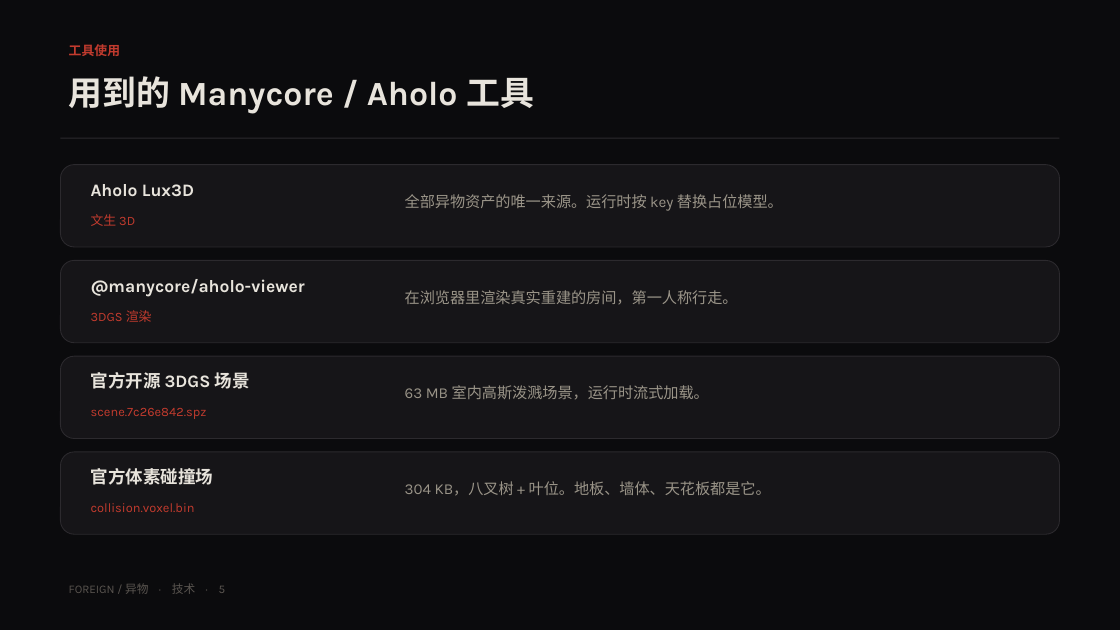
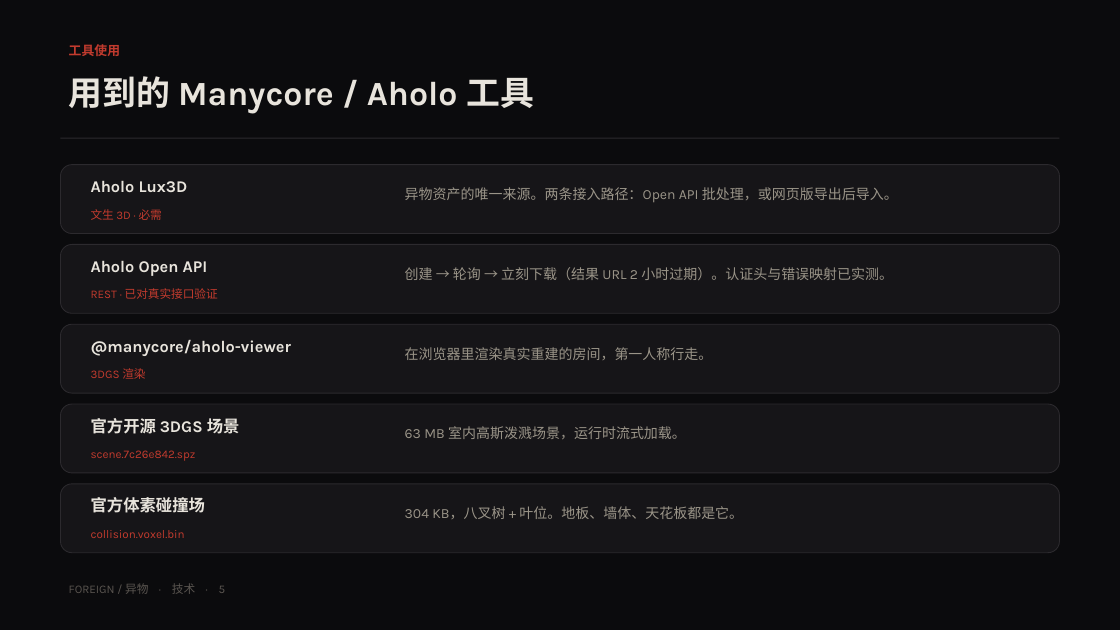
Before and after one commit to cyn-nya/foreign, a slide deck: slide 5 of artifacts/report/FOREIGN-report.pptx. Drawn at 1120x630 pixels with LibreOffice and Linux fonts; fonts in the diff are those of the drawing. Boxes give left, top, right and bottom in pixels: in the first picture for what was removed or moved away, otherwise in the second. Text is boxed around its words. In the diff, an @@ line names an element or a change of style, - is before the commit and + after.

```diff
--- a/artifacts/report/FOREIGN-report.pptx
+++ b/artifacts/report/FOREIGN-report.pptx
@@ rounded rectangle: place and size @@
-rounded rectangle at box(60, 165, 1060, 247)
+rounded rectangle at box(60, 165, 1060, 234)
@@ text at box(91, 209, 162, 220): text changed; size 11 to 10 pt @@
-文生 3D
+文生 3D · 必需
@@ text at box(405, 187, 898, 202): text changed; size 13 to 12 pt @@
-全部异物资产的唯一来源。运行时按 key 替换占位模型。
+异物资产的唯一来源。两条接入路径：Open API 批处理，或网页版导出后导入。
@@ rounded rectangle: place and size @@
-rounded rectangle at box(60, 260, 1060, 343)
+rounded rectangle at box(60, 245, 1060, 313)
@@ text added at box(91, 260, 208, 276), 14 pt, text #E8E4DC, bold @@
+Aholo Open API
@@ text added at box(405, 267, 893, 280), 12 pt, text #9A9488 @@
+创建 → 轮询 → 立刻下载（结果 URL 2 小时过期）。认证头与错误映射已实测。
@@ text added at box(91, 288, 218, 299), 10 pt, text #C23B2E @@
+REST · 已对真实接口验证
@@ rounded rectangle: place and size @@
-rounded rectangle at box(60, 356, 1060, 439)
+rounded rectangle at box(60, 324, 1060, 393)
@@ size 15 to 14 pt in 4 elements at box(91, 180, 188, 192), box(91, 497, 205, 513), box(91, 418, 240, 434), box(91, 340, 291, 356) @@
@@ text "@manycore/aholo-viewer": place and size @@
-text "@manycore/aholo-viewer" at box(91, 279, 305, 297)
+text "@manycore/aholo-viewer" at box(91, 340, 291, 356)
@@ size 13 to 12 pt in 3 elements at box(405, 506, 743, 519), box(405, 426, 686, 439), box(405, 347, 713, 360) @@
@@ text "在浏览器里渲染真实重建的房间，第一人称行走。": place and size @@
-text "在浏览器里渲染真实重建的房间，第一人称行走。" at box(405, 290, 738, 304)
+text "在浏览器里渲染真实重建的房间，第一人称行走。" at box(405, 347, 713, 360)
@@ size 11 to 10 pt in 3 elements at box(91, 530, 185, 538), box(91, 450, 196, 461), box(91, 368, 145, 379) @@
@@ text "3DGS 渲染": place and size @@
-text "3DGS 渲染" at box(91, 310, 152, 322)
+text "3DGS 渲染" at box(91, 368, 145, 379)
@@ rounded rectangle: place and size @@
-rounded rectangle at box(60, 452, 1060, 534)
+rounded rectangle at box(60, 404, 1060, 473)
@@ text "官方开源 3DGS 场景": place and size @@
-text "官方开源 3DGS 场景" at box(91, 372, 250, 389)
+text "官方开源 3DGS 场景" at box(91, 418, 240, 434)
@@ text "scene.7c26e842.spz": place and size @@
-text "scene.7c26e842.spz" at box(91, 408, 207, 419)
+text "scene.7c26e842.spz" at box(91, 450, 196, 461)
@@ text "63 MB 室内高斯泼溅场景，运行时流式加载。": place and size @@
-text "63 MB 室内高斯泼溅场景，运行时流式加载。" at box(405, 385, 709, 400)
+text "63 MB 室内高斯泼溅场景，运行时流式加载。" at box(405, 426, 686, 439)
@@ rounded rectangle added at box(60, 484, 1060, 553), fill #161518, outline #2C2A2E 0.75 pt @@
@@ text "官方体素碰撞场": place and size @@
-text "官方体素碰撞场" at box(91, 468, 213, 485)
+text "官方体素碰撞场" at box(91, 497, 205, 513)
@@ text "304 KB，八叉树 + 叶位。地板、墙体、天花板都是它。": place and size @@
-text "304 KB，八叉树 + 叶位。地板、墙体、天花板都是它。" at box(405, 481, 771, 496)
+text "304 KB，八叉树 + 叶位。地板、墙体、天花板都是它。" at box(405, 506, 743, 519)
@@ text "collision.voxel.bin": place and size @@
-text "collision.voxel.bin" at box(91, 503, 195, 512)
+text "collision.voxel.bin" at box(91, 530, 185, 538)
```
Also in this commit, not shown: 3 other slides changed, 10 other files.
